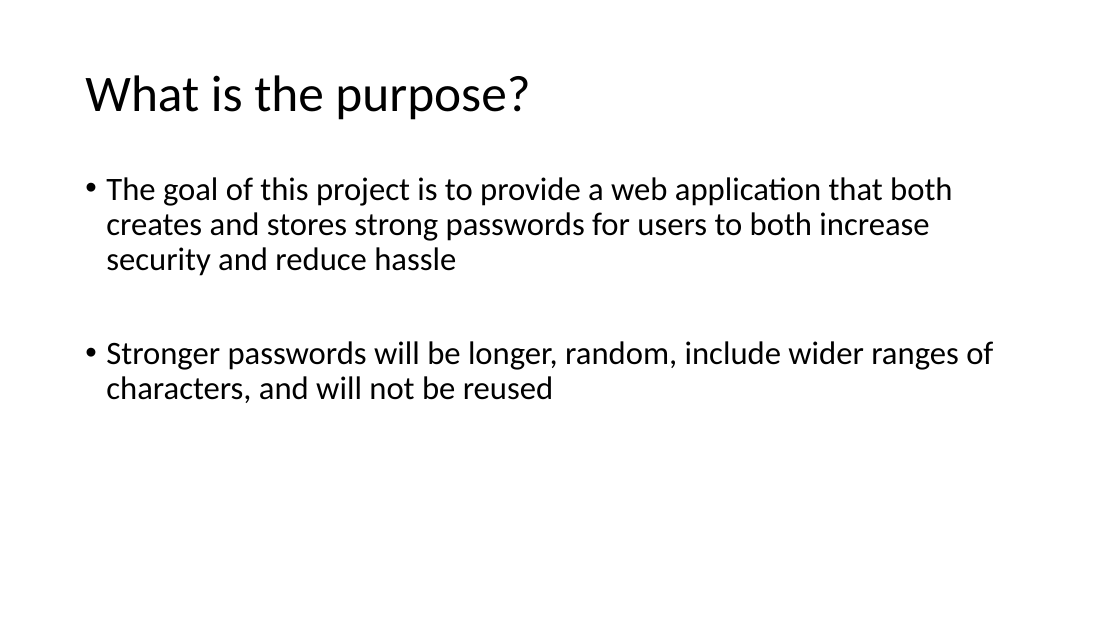
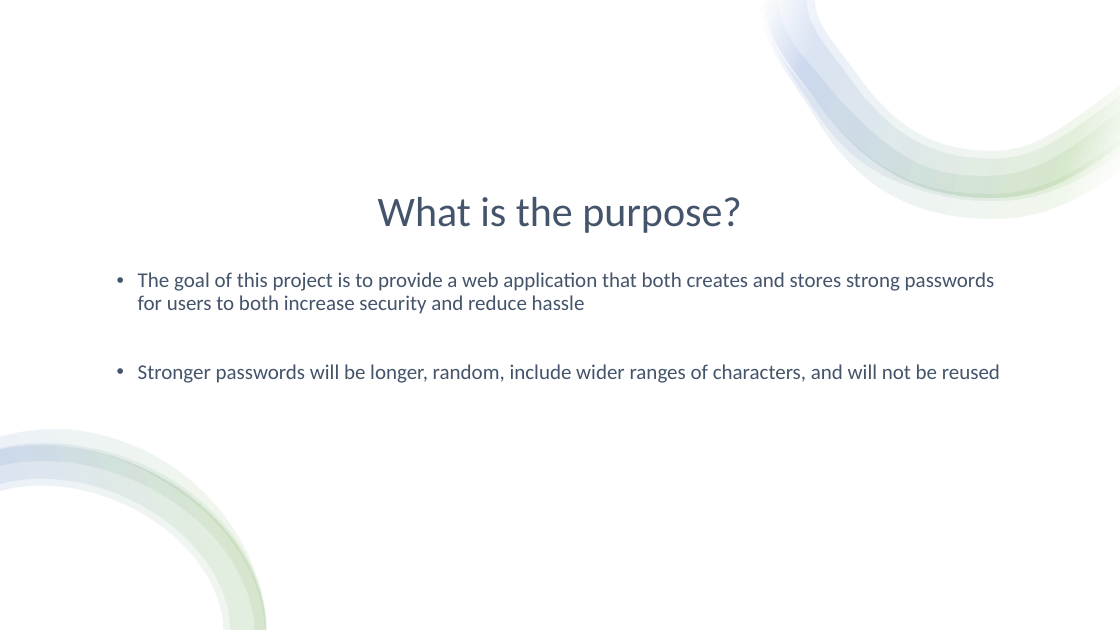
Before and after one commit to EWBennett/password-manager, a slide deck: slide 3 of Project Write-up/Presentation.pptx. Drawn at 1120x630 pixels with LibreOffice and Linux fonts; fonts in the diff are those of the drawing. Boxes give left, top, right and bottom in pixels: in the first picture for what was removed or moved away, otherwise in the second. Text is boxed around its words. In the diff, an @@ line names an element or a change of style, - is before the commit and + after.

```diff
--- a/Project Write-up/Presentation.pptx
+++ b/Project Write-up/Presentation.pptx
@@ rectangle added at box(0, 0, 1120, 630), fill #FFFFFF @@
@@ group added at box(762, 0, 1120, 219): 4 freeform shapes @@
@@ title "What is the purpose?": place and size @@
-title "What is the purpose?" at box(85, 75, 530, 120)
+title "What is the purpose?" at box(378, 197, 742, 233)
@@ title "What is the purpose?" at box(378, 197, 742, 233): size 44 to 36 pt, text colour #000000 to #44546A; alignment left to centre; vertical alignment middle to bottom @@
@@ text "The goal of this project ...": place and size @@
-text "The goal of this project ..." at box(106, 177, 993, 403)
+text "The goal of this project ..." at box(138, 272, 1000, 383)
@@ text "The goal of this project ..." at box(138, 272, 1000, 383): size 28 to 18 pt, text colour #000000 to #44546A @@
@@ group added at box(0, 430, 266, 630): 4 freeform shapes @@
```
Also in this commit, not shown: 2 other slides changed, 6 slides added, 1 slide removed, 3 other files.
